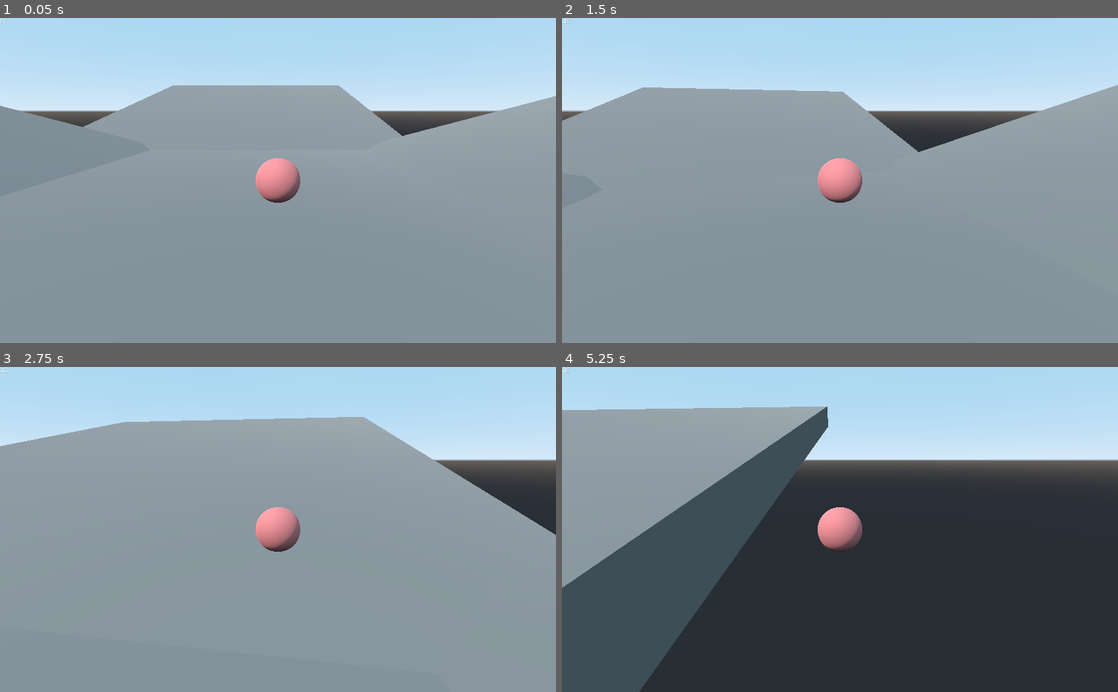
Above: before the commit, frames 1-4 (two rows, left to right).
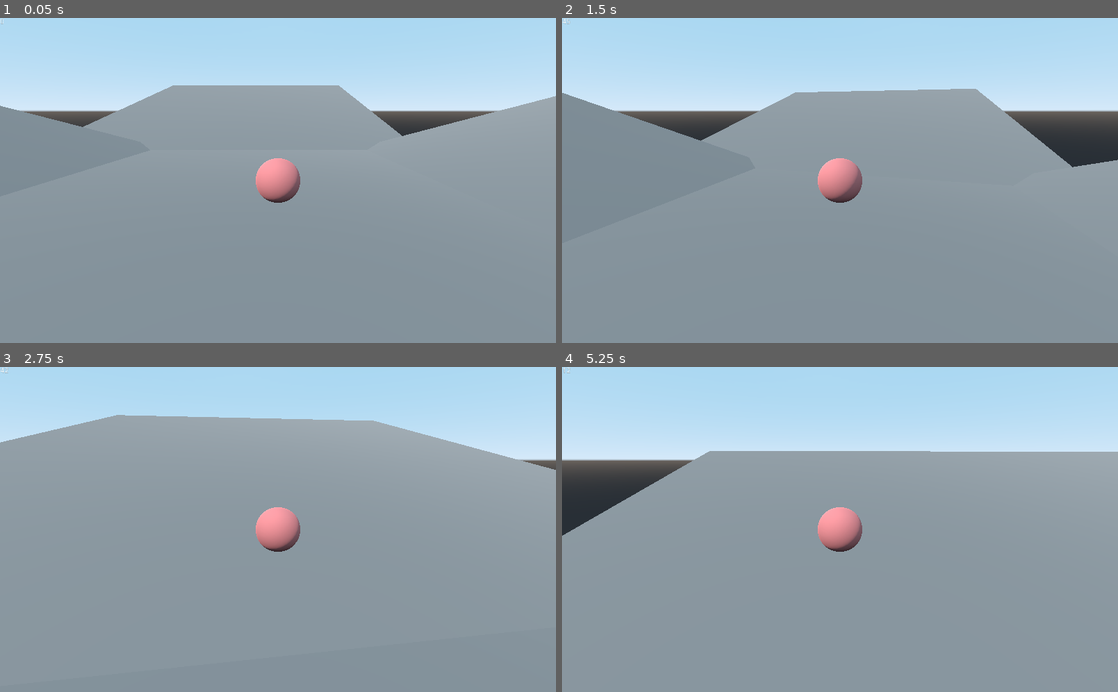
Above: after the commit, the same moments.

Repository: Boyquotes/Godot-Golf-3d
Game: Godot game, scene res://Scenes/World.tscn
Same seed, same stepped clock (60 frames per second), same inputs: the game is played once before the commit and once after it.
Inputs (mouse positions are in pixels of both pictures, inside the frame that each line leads up to):
- Up to frame 1 (0.05 s): no input
- Up to frame 2 (1.5 s): tap Enter at 0.5 s; move the mouse to (867, 180) at 0.52 s; hold Space (fire) 0.53-1.28 s; hold Up (ui_up) from 0.53 s (still down); move the mouse to (812, 180) at 1.27 s; tap Space (fire) at 1.35 s
- Up to frame 3 (2.75 s): keep holding Up (ui_up); move the mouse to (289, 523) at 2.02 s; hold Space (fire) from 2.03 s (still down)
- Up to frame 4 (5.25 s): keep holding Up (ui_up); move the mouse to (834, 536) at 2.77 s; release Space (fire) at 2.78 s; tap Space (fire) at 2.85, 4.35 s; move the mouse to (878, 532) at 3.52 s; hold Space (fire) 3.53-4.28 s; move the mouse to (795, 526) at 4.27 s; move the mouse to (845, 529) at 5.02 s; hold Space (fire) from 5.03 s (still down)

The runs differ from the first frame. In frame 2, 10% of the frame differs, in the area x 0-100%, y 20-56%; in frame 3, 4.3%; in frame 4, 75%, in the area x 0-100%, y 0-100%.

Commit message:
Inverted controls and increased sight distance

Diff:
--- a/Scenes/Player.gd
+++ b/Scenes/Player.gd
@@ -77,5 +77,5 @@
 	if !paused:
 		# If the player moves the mouse
 		if event is InputEventMouseMotion:
-			fire_vector = fire_vector.rotated(Vector3.UP, event.relative.x * turn_speed)
+			fire_vector = fire_vector.rotated(Vector3.UP, event.relative.x * -turn_speed)
 			#fire_vector = fire_vector.rotated(calculate_perpendicular_vector(fire_vector), event.relative.y * turn_speed)
--- a/Scenes/Player.tscn
+++ b/Scenes/Player.tscn
@@ -25,3 +25,4 @@
 [node name="Camera" type="Camera" parent="."]
 transform = Transform( 1, 0, 0, 0, 0.965926, 0.258819, 0, -0.258819, 0.965926, 0, 0, 0 )
 current = true
+far = 1000.0
Not shown, added: addons/zylann.hterrain/native/bin/win64/hterrain_native.dll
